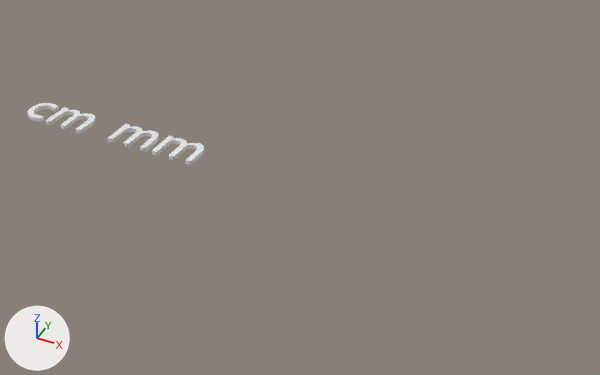
Renders of the Blender file Assets/Modules/Physics/MeasuringTools/Models/cm&mm.blend from each side of a commit.
The view is the same before and after, from a camera (50 mm lens) standing at (8.67, -8.04, 6.38) and looking at (4.56, 0.39, -0.2). Arrows for +X, +Y and +Z are at lower left; the lights stay in place.

Names of what the first picture shows: 'Text', 'Text.001'.
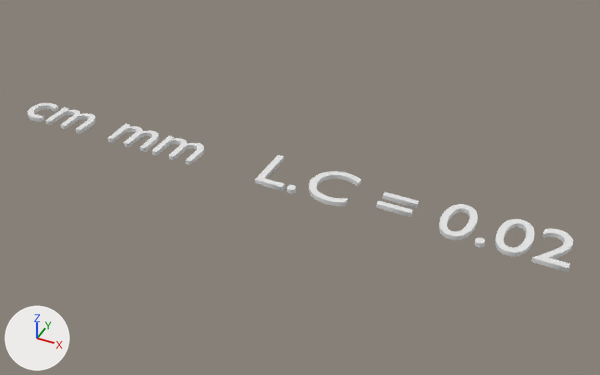
What differs and where, as boxes (x1, y1, x2, y2) in the pictures (600 x 375 px):
'Text.002', added: after (255, 155, 573, 272)

Diff of the bpy script that builds the scene:
```diff
--- a/Assets/Modules/Physics/MeasuringTools/Models/cm&mm.blend.py
+++ b/Assets/Modules/Physics/MeasuringTools/Models/cm&mm.blend.py
@@ txt_text_002 @@
+txt_text_002 = bpy.data.curves.new('Text.002', 'FONT')
+txt_text_002.body = 'L.C = 0.02'
+txt_text_002.extrude = 0.031
@@ ob_text_002 @@
+ob_text_002 = bpy.data.objects.new('Text.002', txt_text_002)
+ob_text_002.location = (3.99, 0.0, 0.0)
```
